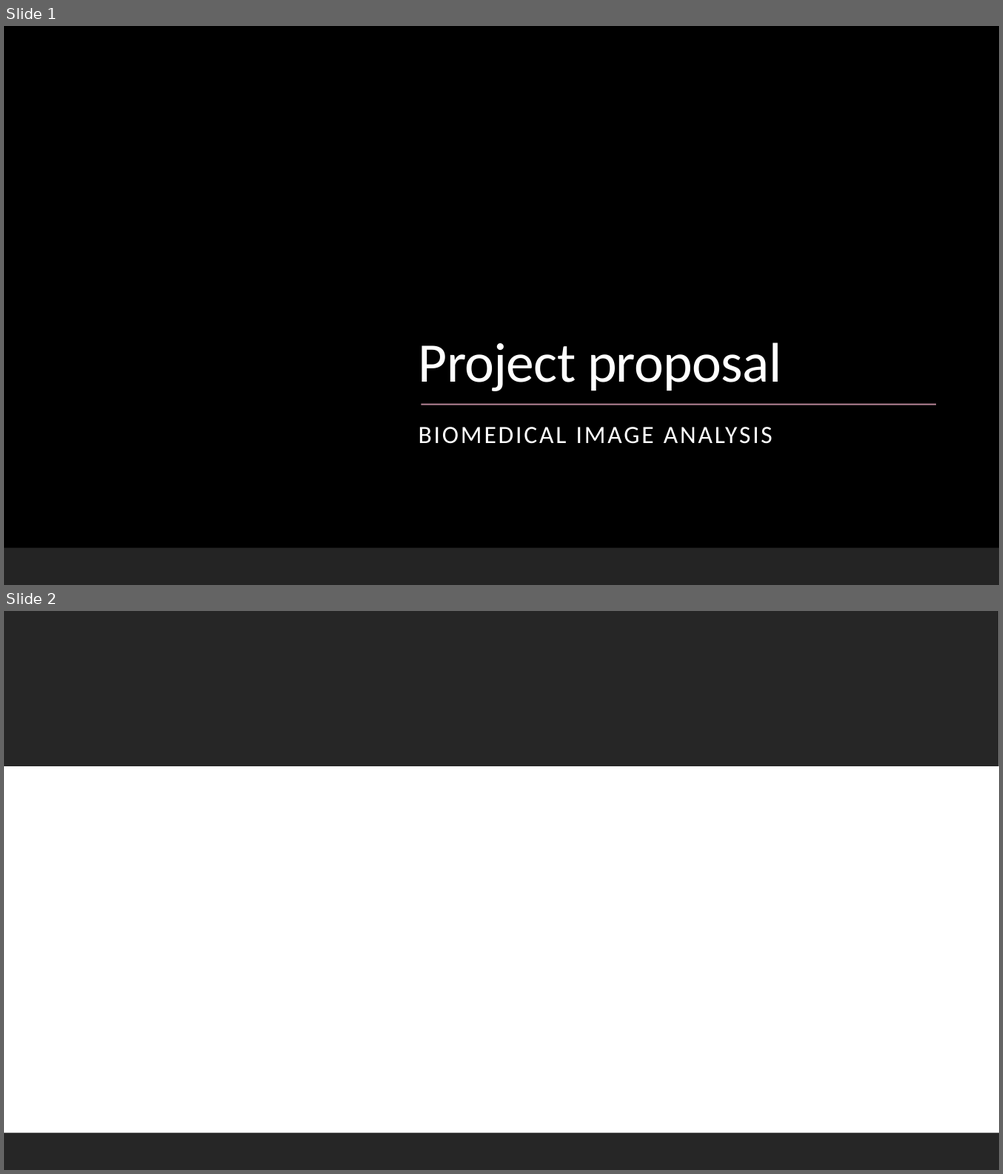
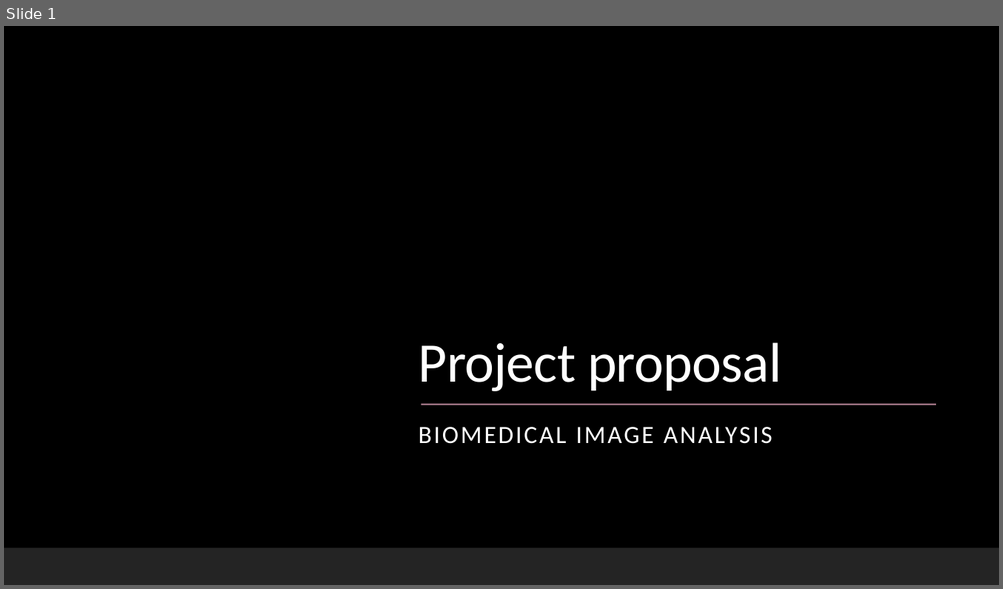
Before and after one commit to datascience-mobi-2022/2022-topic-01-team-04, a slide deck: presentation/layout.pptx. Shown one above the other, each under a label of ours: slides 1 and 2 before the commit, slide 1 after it. The pictures are 1003x1174 and 1003x589 pixels, drawn with LibreOffice and Linux fonts; fonts in the diff are those of the drawing; background and template pictures are left out. Boxes give left, top, right and bottom in pixels: in the first picture for what was removed or moved away, otherwise in the second. Text is boxed around its words. In the diff, an @@ line names an element or a change of style, - is before the commit and + after.

```diff
--- a/presentation/layout.pptx
+++ b/presentation/layout.pptx
@@ slide 2 removed at [4, 611, 999, 1170], background #FFFFFF @@
@@ rectangle removed at [4, 611, 999, 1170] @@
@@ rectangle removed at [4, 611, 999, 766] @@
@@ rectangle removed at [4, 1133, 999, 1170] @@
```
Also in this commit, not shown: 5 slides added, 1 other slide removed.
